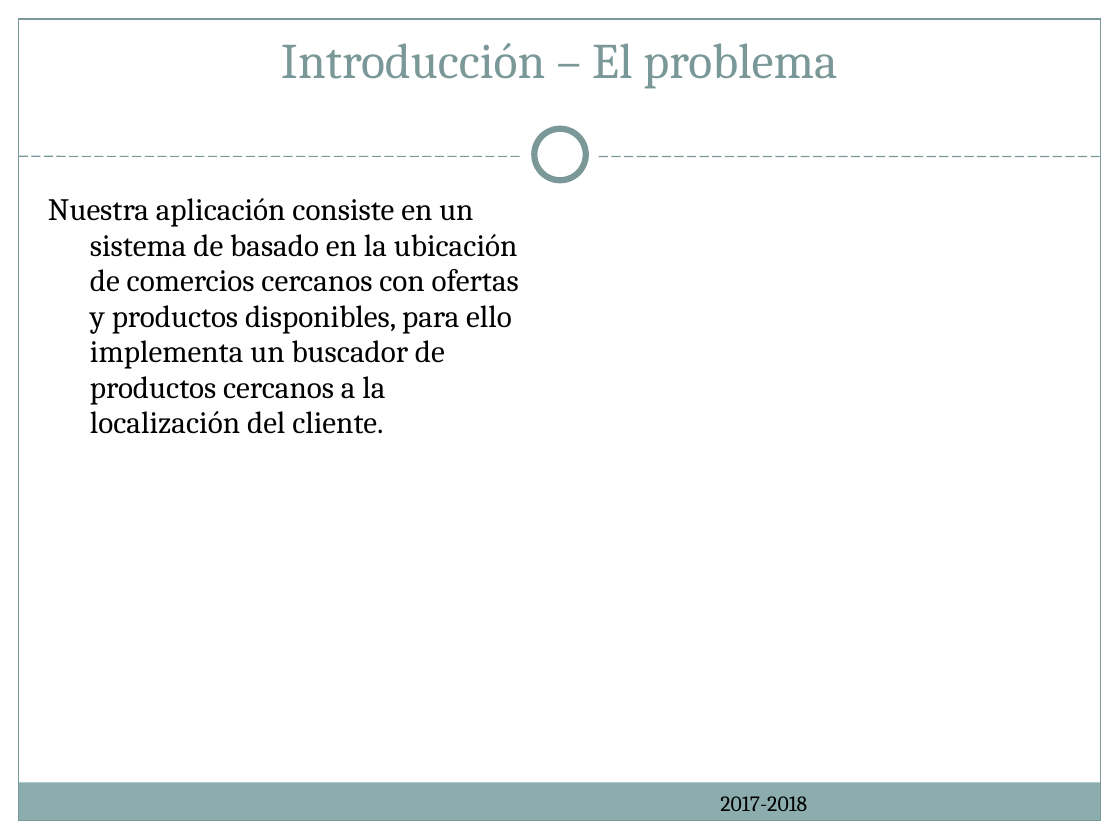
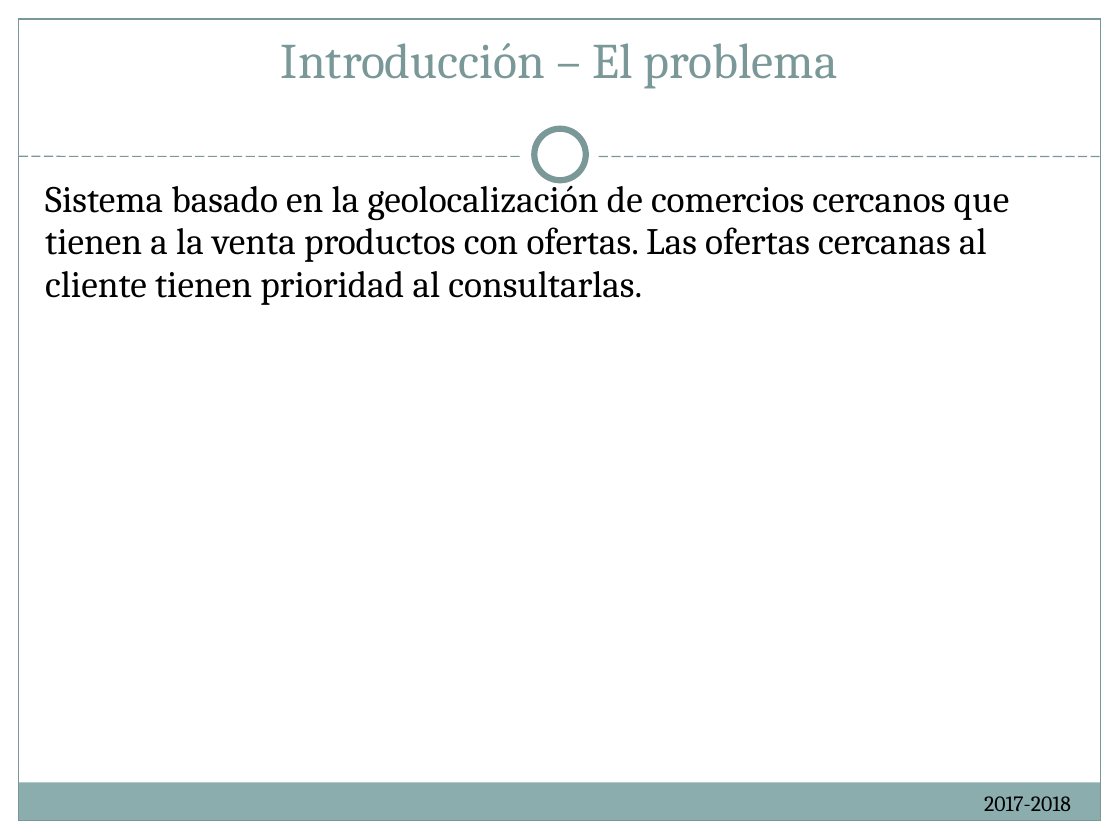
Before and after one commit to ReivajRa/Cooking_Ingenieros, a slide deck: slide 4 of Documentación/Cheap Deal presentacion.ppt (slide 3 before the commit). Drawn at 1120x840 pixels with LibreOffice and Linux fonts; fonts in the diff are those of the drawing. Boxes give left, top, right and bottom in pixels: in the first picture for what was removed or moved away, otherwise in the second. Text is boxed around its words. In the diff, an @@ line names an element or a change of style, - is before the commit and + after.

```diff
--- a/Documentación/Cheap Deal presentacion.ppt
+++ b/Documentación/Cheap Deal presentacion.ppt
@@ text added at (45,177,1010,305), 24 pt, text #000000 @@
+Sistema basado en la geolocalización de comercios cercanos que tienen a la venta productos con ofertas. Las ofertas cercanas al cliente tienen prioridad al consultarlas.
@@ text removed at (48,198,519,434) @@
-Nuestra aplicación consiste en un sistema de basado en la ubicación de comercios cercanos con ofertas y productos disponibles, para ello implementa un buscador de productos cercanos a la localización del cliente.
@@ text "2017-2018" at (984,796,1071,811): alignment left to right @@
```
Also in this commit, not shown: 13 other slides changed, 4 slides added, 8 slides removed, 13 other files.
